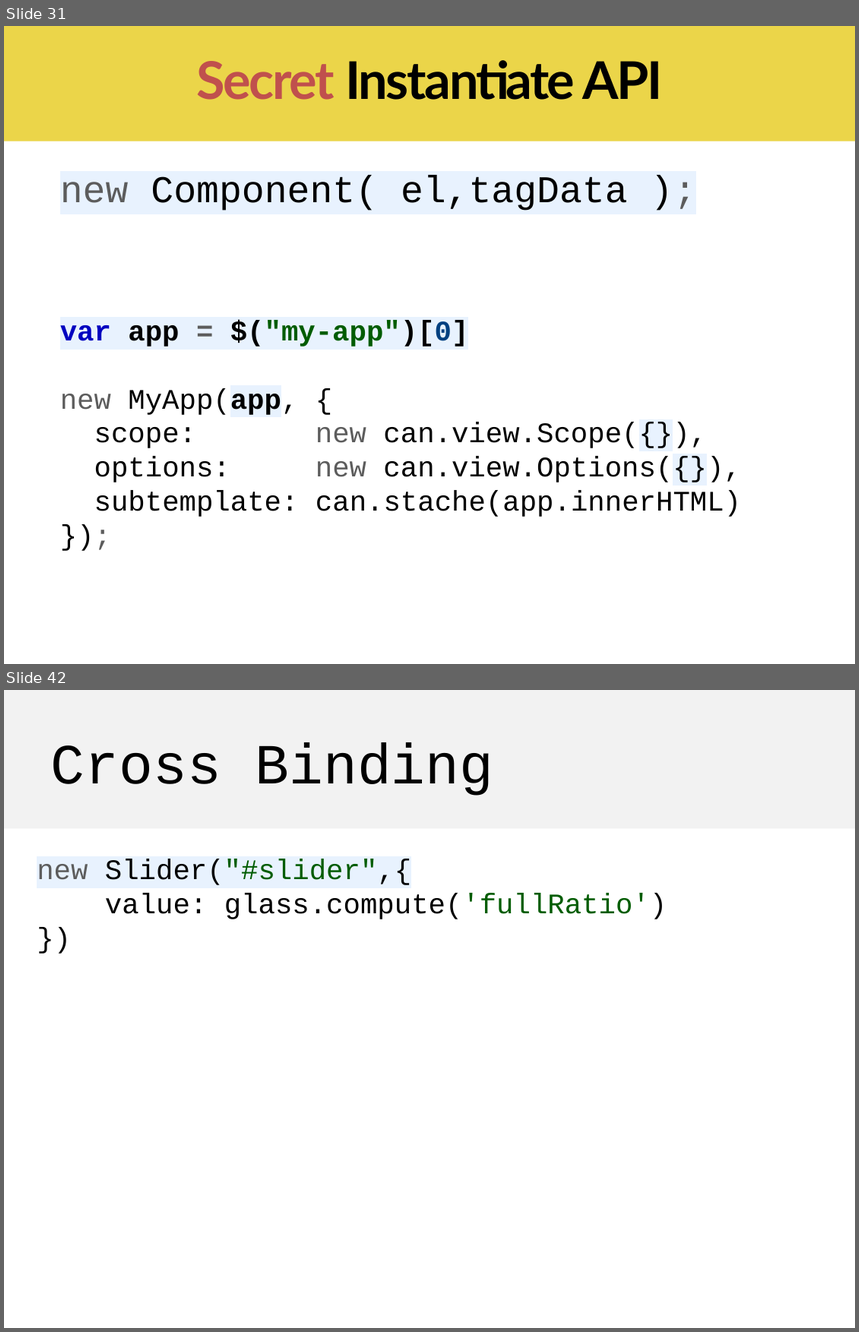
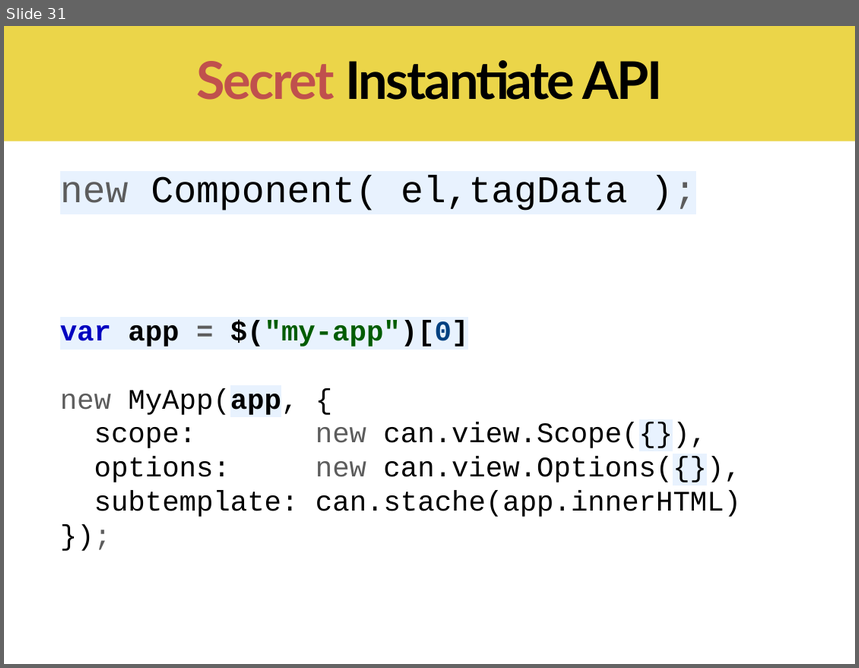
Before and after one commit to canjs/can-meetup, a slide deck: 6_component/canjs-component.pptx. Shown one above the other, each under a label of ours: slides 31 and 42 before the commit, slide 31 after it; the slides between them are not shown. The pictures are 859x1332 and 859x668 pixels, drawn with LibreOffice and Linux fonts; fonts in the diff are those of the drawing. Boxes give left, top, right and bottom in pixels: in the first picture for what was removed or moved away, otherwise in the second. Text is boxed around its words. In the diff, an @@ line names an element or a change of style, - is before the commit and + after.

```diff
--- a/6_component/canjs-component.pptx
+++ b/6_component/canjs-component.pptx
@@ slide 42 removed at (4,690,855,1328), background #FFFFFF @@
@@ rectangle removed at (4,690,855,829) @@
@@ text removed at (51,742,494,796) @@
-Cross Binding
@@ text removed at (37,859,667,920) @@
-new Slider("#slider",{
-value: glass.compute('fullRatio')
-})
```
Also in this commit, not shown: 7 slides changed, 6 slides added, 19 other slides removed, 16 other files.
